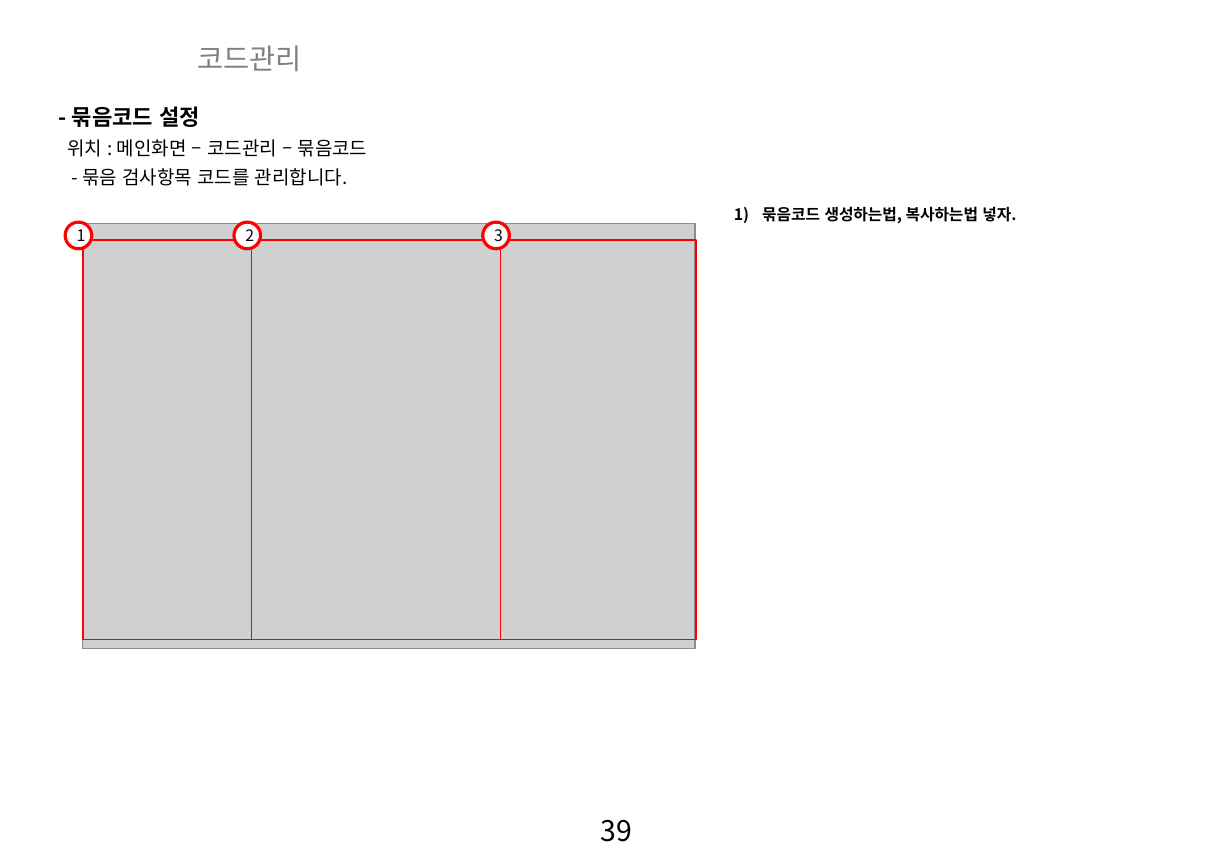
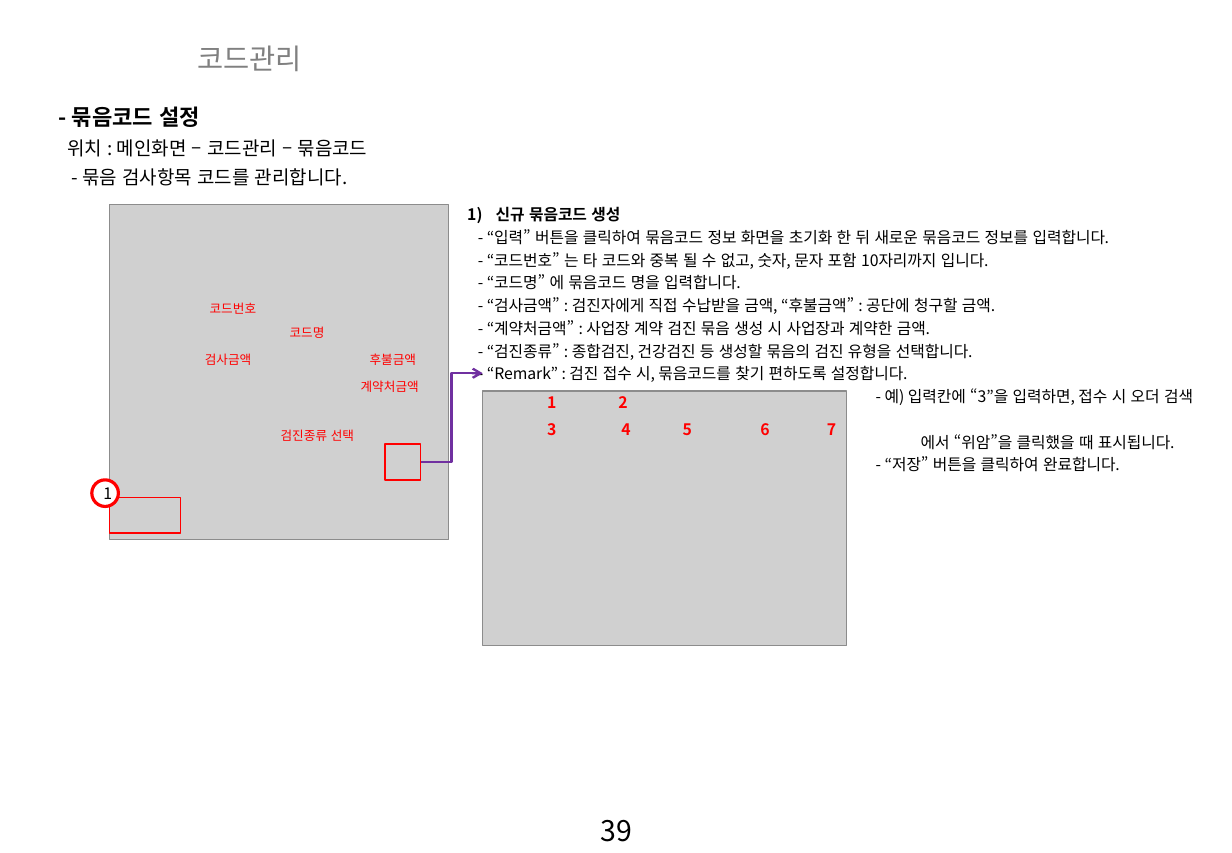
Before and after one commit to zooxop/ailiss_manual, a slide deck: slide 40 of manual/앨리스_매뉴얼_작업중.pptx. Drawn at 1232x853 pixels with LibreOffice and Linux fonts; fonts in the diff are those of the drawing; grey boxes stand for pictures; background and template pictures are left out. Boxes give left, top, right and bottom in pixels: in the first picture for what was removed or moved away, otherwise in the second. Text is boxed around its words. In the diff, an @@ line names an element or a change of style, - is before the commit and + after.

Commit message:
묶음코드 완료

```diff
--- a/manual/앨리스_매뉴얼_작업중.pptx
+++ b/manual/앨리스_매뉴얼_작업중.pptx
@@ text at (x1=487, y1=206, x2=1193, y2=472): text changed; bold off @@
-1) 묶음코드 생성하는법, 복사하는법 넣자.
+1) 신규 묶음코드 생성
+- “입력” 버튼을 클릭하여 묶음코드 정보 화면을 초기화 한 뒤 새로운 묶음코드 정보를 입력합니다.
+- “코드번호” 는 타 코드와 중복 될 수 없고, 숫자, 문자 포함 10자리까지 입니다.
+- “코드명” 에 묶음코드 명을 입력합니다.
+- “검사금액” : 검진자에게 직접 수납받을 금액, “후불금액” : 공단에 청구할 금액.
+- “계약처금액” : 사업장 계약 검진 묶음 생성 시 사업장과 계약한 금액.
+- “검진종류” : 종합검진, 건강검진 등 생성할 묶음의 검진 유형을 선택합니다.
+- “Remark” : 검진 접수 시, 묶음코드를 찾기 편하도록 설정합니다.
+- 예) 입력칸에 “3”을 입력하면, 접수 시 오더 검색 창
+에서 “위암”을 클릭했을 때 표시됩니다.
+- “저장” 버튼을 클릭하여 완료합니다.
@@ picture removed at (x1=83, y1=224, x2=695, y2=650) @@
@@ rectangle removed at (x1=501, y1=240, x2=696, y2=640) @@
@@ group added at (x1=109, y1=205, x2=846, y2=646): 11 texts, 2 pictures, 1 elbow arrow @@
+코드번호
+코드명
+검진종류 선택
+검사금액
+후불금액
+계약처금액
+1
+4
+5
+6
+7
@@ text "2" moved from (x1=234, y1=222, x2=261, y2=248) to (x1=618, y1=396, x2=627, y2=408) @@
@@ text "2" at (x1=618, y1=396, x2=627, y2=408): text colour #000000 to #FF0000, bold on; alignment centre to left; vertical alignment middle to top; fill #FFFFFF to none; outline #FF0000 2 pt to none @@
@@ text "3" at (x1=547, y1=423, x2=556, y2=435): text colour #000000 to #FF0000, bold on; alignment centre to left; vertical alignment middle to top; fill #FFFFFF to none; outline #FF0000 2 pt to none @@
@@ text "3" moved from (x1=482, y1=222, x2=508, y2=248) to (x1=547, y1=423, x2=556, y2=435) @@
@@ rectangle resized from (x1=251, y1=240, x2=501, y2=640) to (x1=386, y1=445, x2=421, y2=480) @@
@@ ellipse "1" moved from (x1=65, y1=222, x2=91, y2=248) to (x1=92, y1=480, x2=118, y2=506) @@
@@ rectangle resized from (x1=83, y1=240, x2=251, y2=640) to (x1=109, y1=498, x2=181, y2=534) @@
```
Also in this commit, not shown: 1 slide added.
